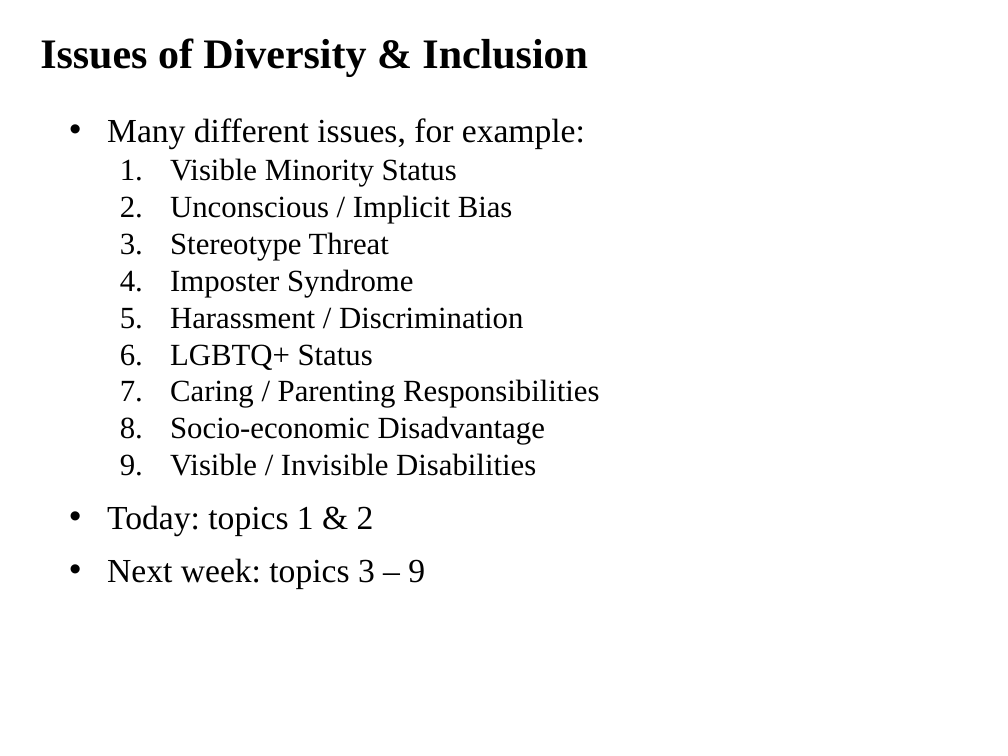
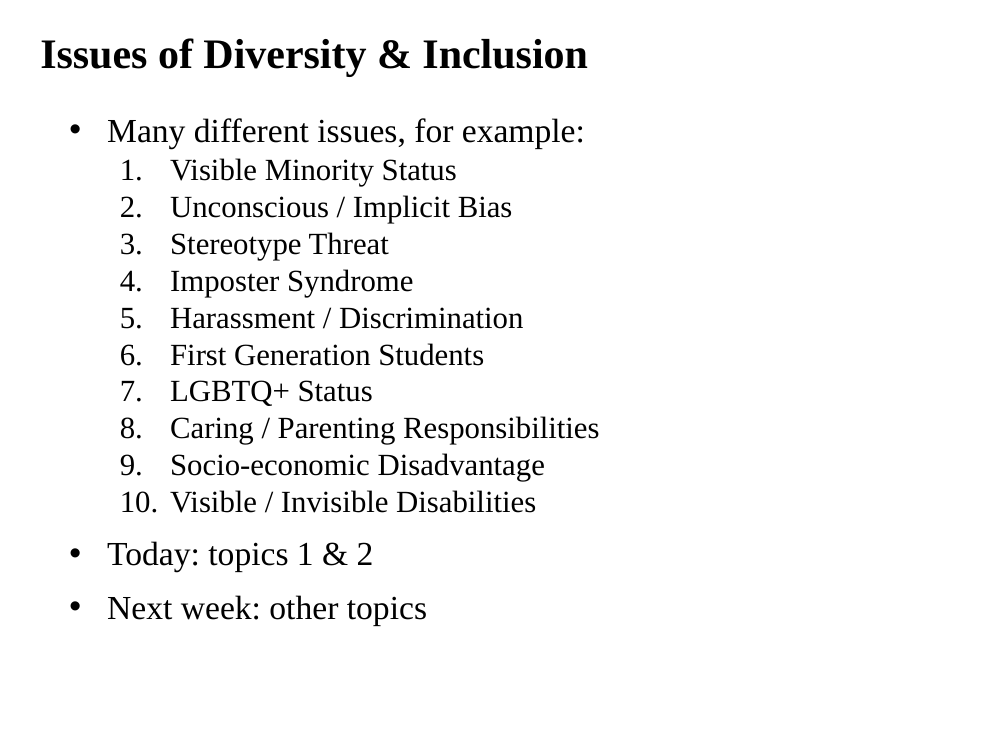
Before and after one commit to ajvanderhorst/PhysicsCapstoneGW, a slide deck: slide 16 of Topics/Slides/ClassCommunity2DiversityInclusion.pptx (slide 13 before the commit). Drawn at 1008x756 pixels with LibreOffice and Linux fonts; fonts in the diff are those of the drawing. Boxes give left, top, right and bottom in pixels: in the first picture for what was removed or moved away, otherwise in the second. Text is boxed around its words. In the diff, an @@ line names an element or a change of style, - is before the commit and + after.

```diff
--- a/Topics/Slides/ClassCommunity2DiversityInclusion.pptx
+++ b/Topics/Slides/ClassCommunity2DiversityInclusion.pptx
@@ text at bbox=[170, 343, 484, 366]: paragraph added @@
+  6. First Generation Students
@@ text at bbox=[107, 595, 427, 626]: text changed @@
-• Next week: topics 3 – 9
+• Next week: other topics
```
Also in this commit, not shown: 10 other slides changed, 4 slides added, 1 slide removed, 2 other files.
